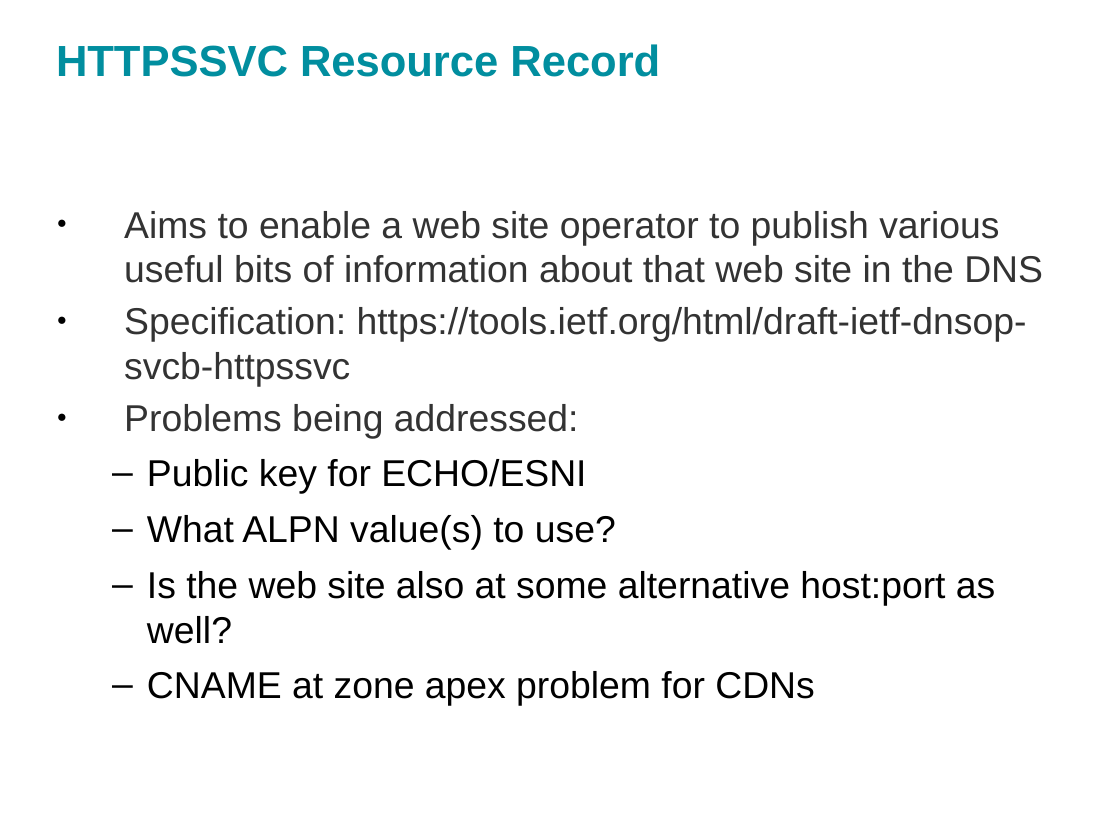
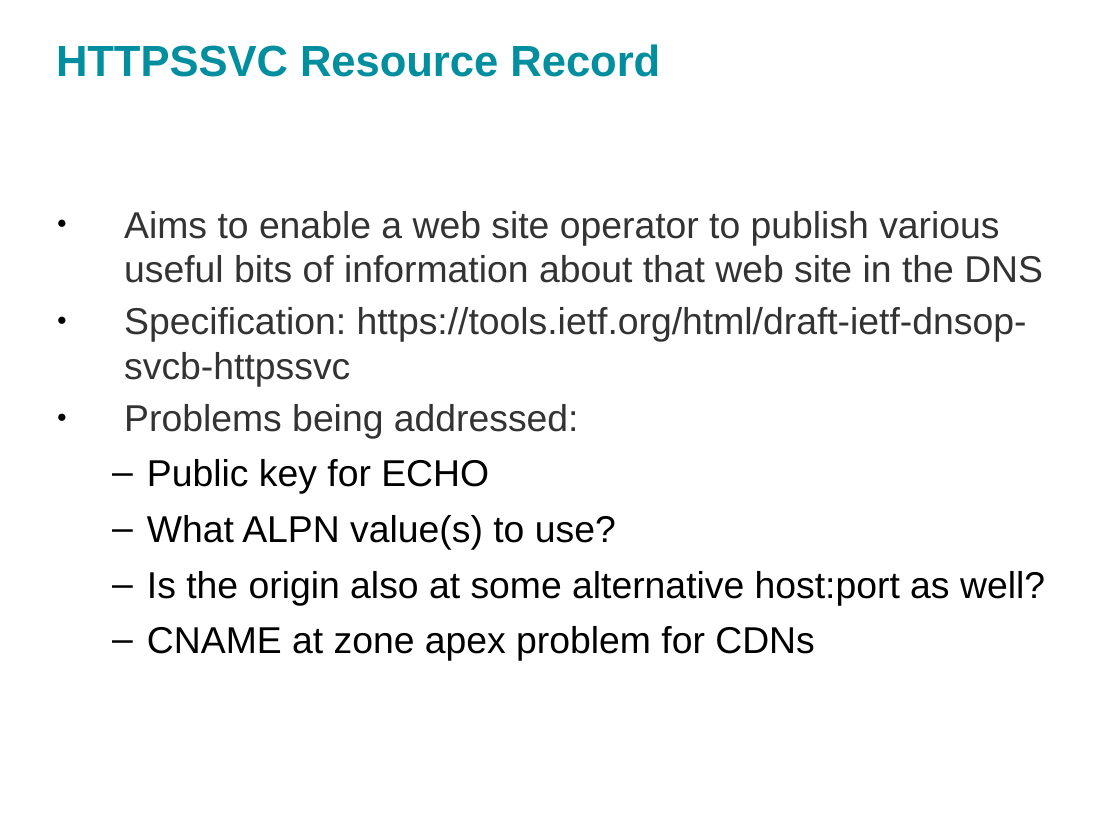
Before and after one commit to sftcd/cs7053, a slide deck: slide 24 of 2016lectures/13-echo.odp (slide 25 before the commit). Drawn at 1120x840 pixels with LibreOffice and Linux fonts; fonts in the diff are those of the drawing. Boxes give left, top, right and bottom in pixels: in the first picture for what was removed or moved away, otherwise in the second. Text is boxed around its words. In the diff, an @@ line names an element or a change of style, - is before the commit and + after.

```diff
--- a/2016lectures/13-echo.odp
+++ b/2016lectures/13-echo.odp
@@ text at bbox=[147, 459, 489, 494]: text changed @@
-  – Public key for ECHO/ESNI
+  – Public key for ECHO
@@ text at bbox=[147, 571, 1045, 605]: text changed @@
-  – Is the web site also at some alternative host:port as well?
+  – Is the origin also at some alternative host:port as well?
```
Also in this commit, not shown: 11 other slides changed, 1 slide removed, 2 other files.
